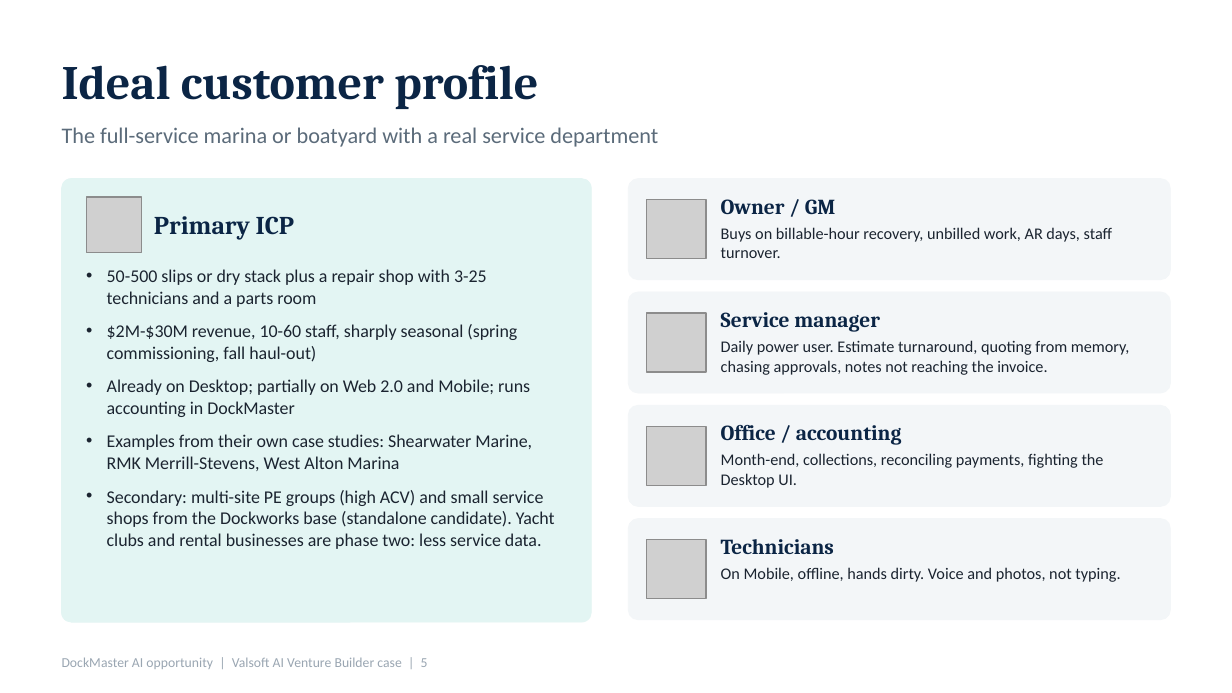
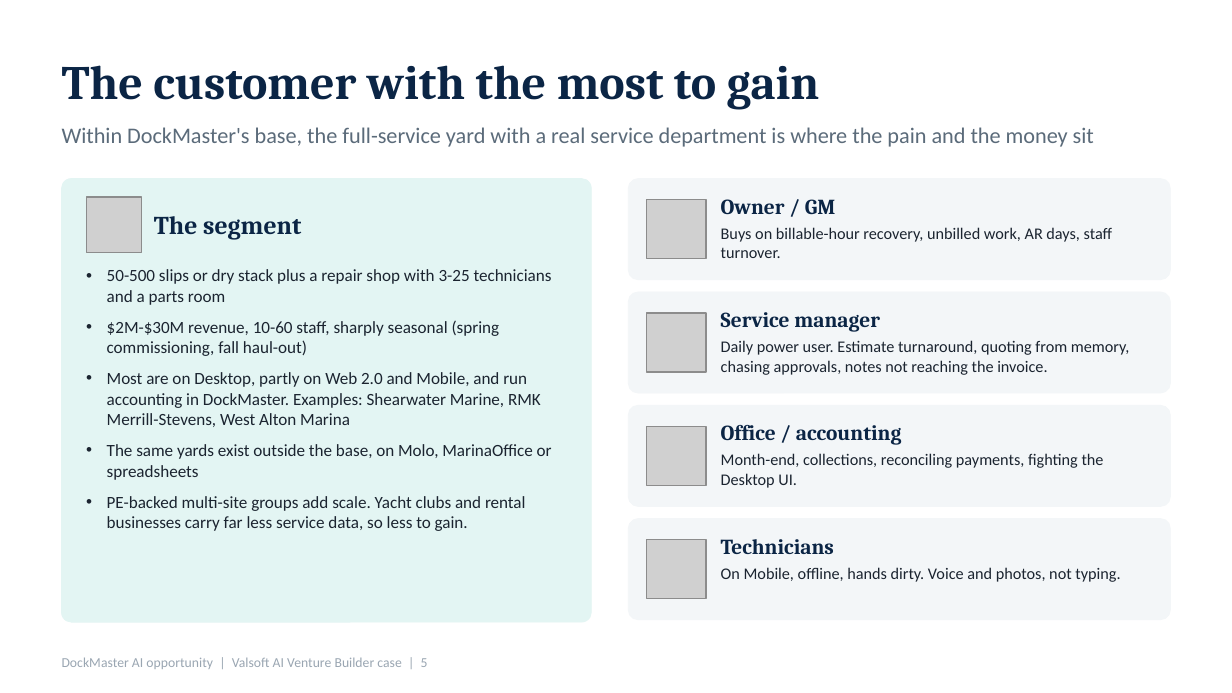
Before and after one commit to scott82anderson/tide, a slide deck: slide 5 of public/docs/DockMaster_AI_Opportunity_Service_Writer.pptx. Drawn at 1232x693 pixels with LibreOffice and Linux fonts; fonts in the diff are those of the drawing; grey boxes stand for pictures. Boxes give left, top, right and bottom in pixels: in the first picture for what was removed or moved away, otherwise in the second. Text is boxed around its words. In the diff, an @@ line names an element or a change of style, - is before the commit and + after.

```diff
--- a/public/docs/DockMaster_AI_Opportunity_Service_Writer.pptx
+++ b/public/docs/DockMaster_AI_Opportunity_Service_Writer.pptx
@@ text at (x1=62, y1=65, x2=820, y2=109): text changed @@
-Ideal customer profile
+The customer with the most to gain
@@ text at (x1=62, y1=127, x2=1094, y2=147): text changed @@
-The full-service marina or boatyard with a real service department
+Within DockMaster's base, the full-service yard with a real service department is where the pain and the money sit
@@ text at (x1=154, y1=216, x2=301, y2=240): text changed @@
-Primary ICP
+The segment
@@ text at (x1=107, y1=269, x2=552, y2=356): size 10.5 to 10 pt in "50-500 slips or dry stack plus a ...", "$2M-$30M revenue, 10-60 staff, sharply seasonal (spring ..."; less space between paragraphs @@
@@ text at (x1=107, y1=372, x2=552, y2=531): text changed; size 10.5 to 10 pt @@
-• Already on Desktop; partially on Web 2.0 and Mobile; runs accounting in DockMaster
-• Examples from their own case studies: Shearwater Marine, RMK Merrill-Stevens, West Alton Marina
-• Secondary: multi-site PE groups (high ACV) and small service shops from the Dockworks base (standalone candidate). Yacht clubs and rental businesses are phase two: less service data.
+• Most are on Desktop, partly on Web 2.0 and Mobile, and run accounting in DockMaster. Examples: Shearwater Marine, RMK Merrill-Stevens, West Alton Marina
+• The same yards exist outside the base, on Molo, MarinaOffice or spreadsheets
+• PE-backed multi-site groups add scale. Yacht clubs and rental businesses carry far less service data, so less to gain.
```
Also in this commit, not shown: 6 other slides changed, 1 slide added, 1 slide removed.
